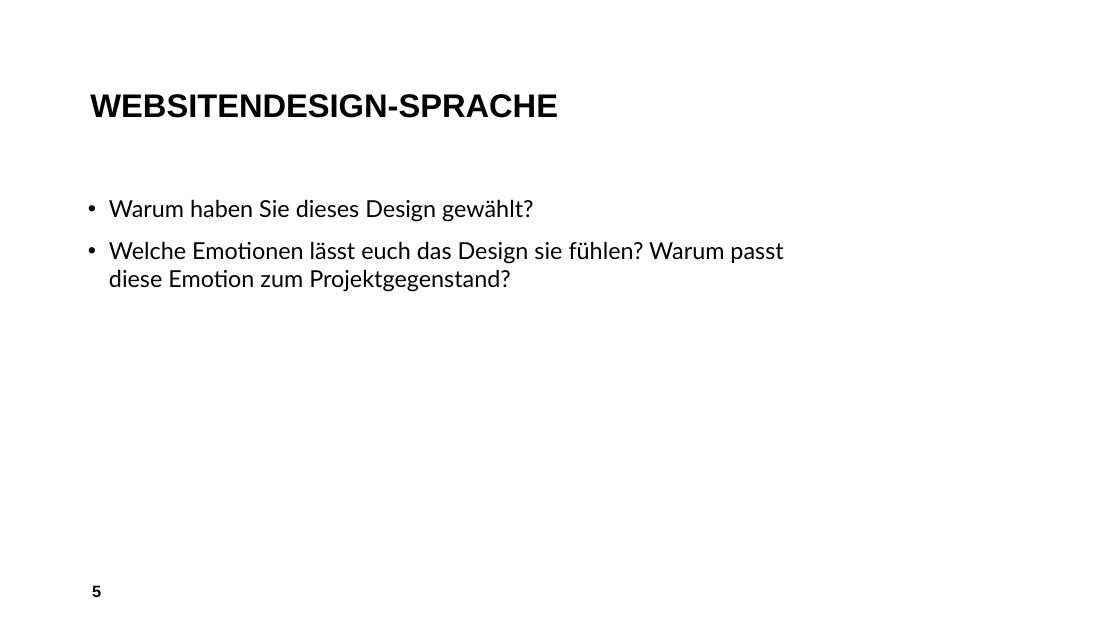
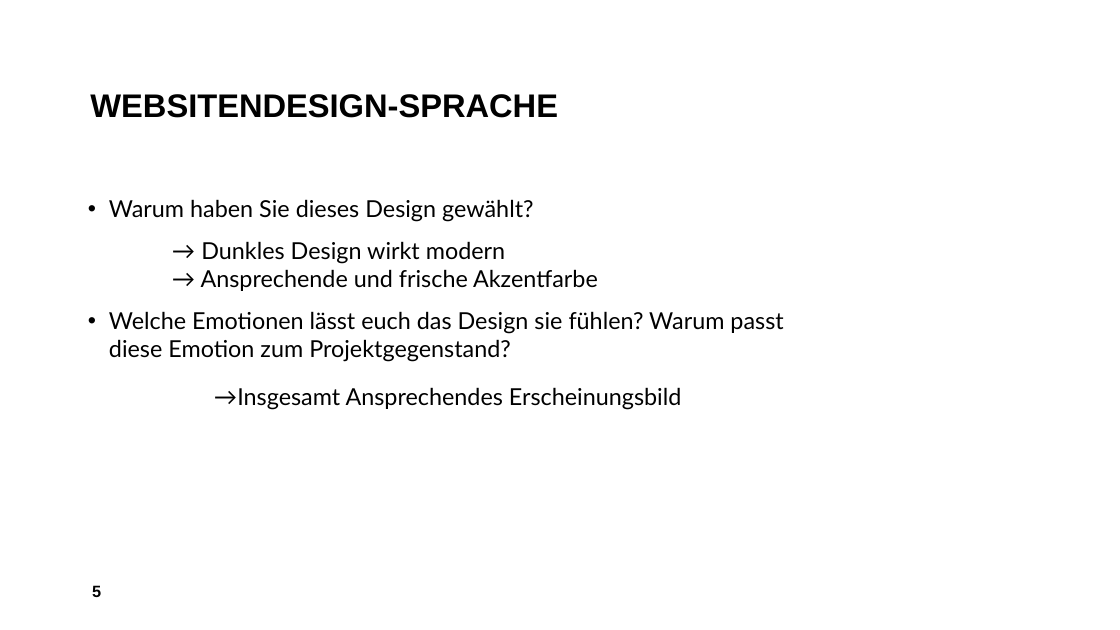
Before and after one commit to patricjenni/kochrezepte, a slide deck: slide 5 of docs/Präsentation_Kochrezepte.pptx. Drawn at 1120x630 pixels with LibreOffice and Linux fonts; fonts in the diff are those of the drawing; background and template pictures are left out. Boxes give left, top, right and bottom in pixels: in the first picture for what was removed or moved away, otherwise in the second. Text is boxed around its words. In the diff, an @@ line names an element or a change of style, - is before the commit and + after.

```diff
--- a/docs/Präsentation_Kochrezepte.pptx
+++ b/docs/Präsentation_Kochrezepte.pptx
@@ text at box(201, 241, 598, 291): paragraph added @@
+→ Dunkles Design wirkt modern
+→ Ansprechende und frische Akzentfarbe
@@ text at box(214, 387, 681, 410): paragraph added @@
+  →Insgesamt Ansprechendes Erscheinungsbild
```
Also in this commit, not shown: 6 other slides changed, 1 slide removed.
